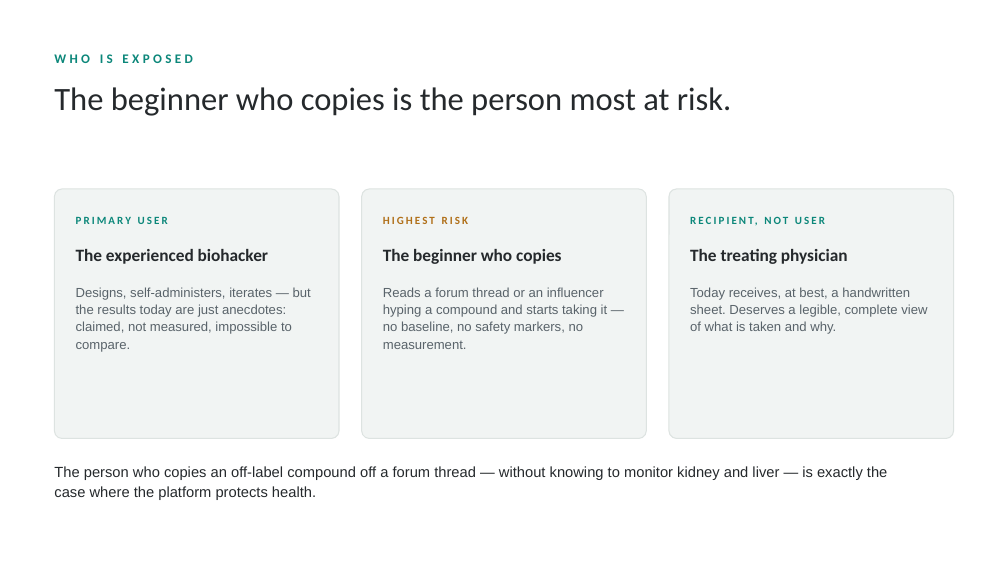
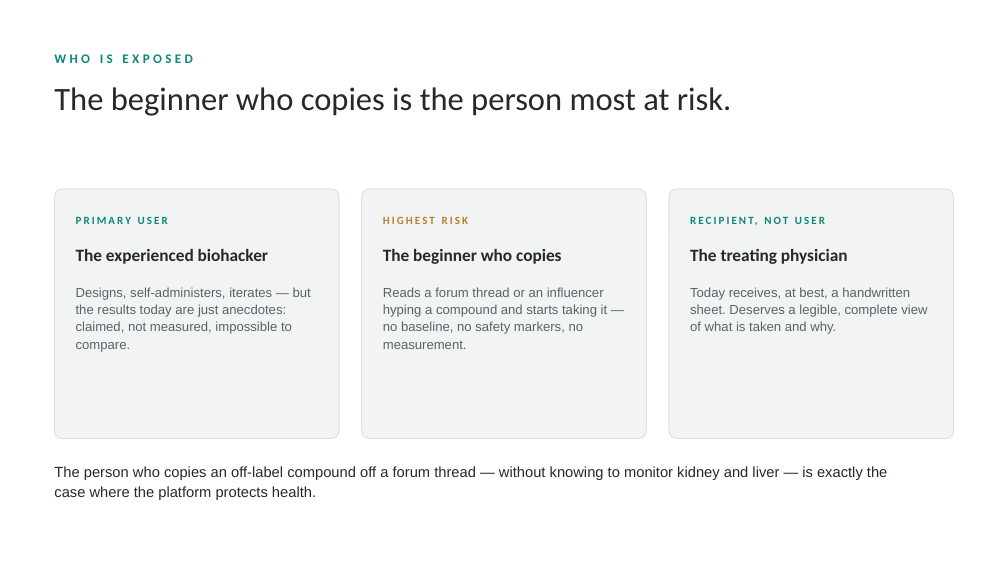
Before and after one commit to hackingbiology/biohackit, a slide deck: slide 3 of docs/presentation/biohackit-deck.pptx. Drawn at 1008x567 pixels with LibreOffice and Linux fonts; fonts in the diff are those of the drawing. Boxes give left, top, right and bottom in pixels: in the first picture for what was removed or moved away, otherwise in the second. Text is boxed around its words. In the diff, an @@ line names an element or a change of style, - is before the commit and + after.

```diff
--- a/docs/presentation/biohackit-deck.pptx
+++ b/docs/presentation/biohackit-deck.pptx
@@ text "HIGHEST RISK" at (383,216,469,224): text colour #B06F18 to #B3822A @@
```
Also in this commit, not shown: 7 other slides changed, 6 slides added, 5 slides removed, 1 other file.
